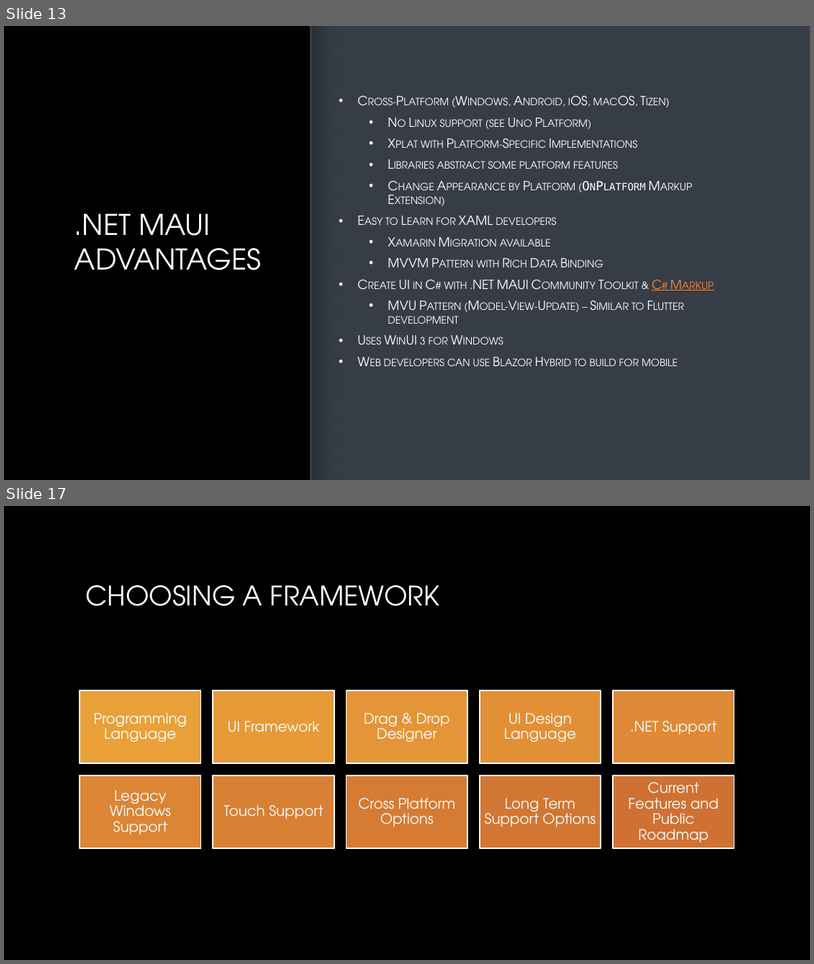
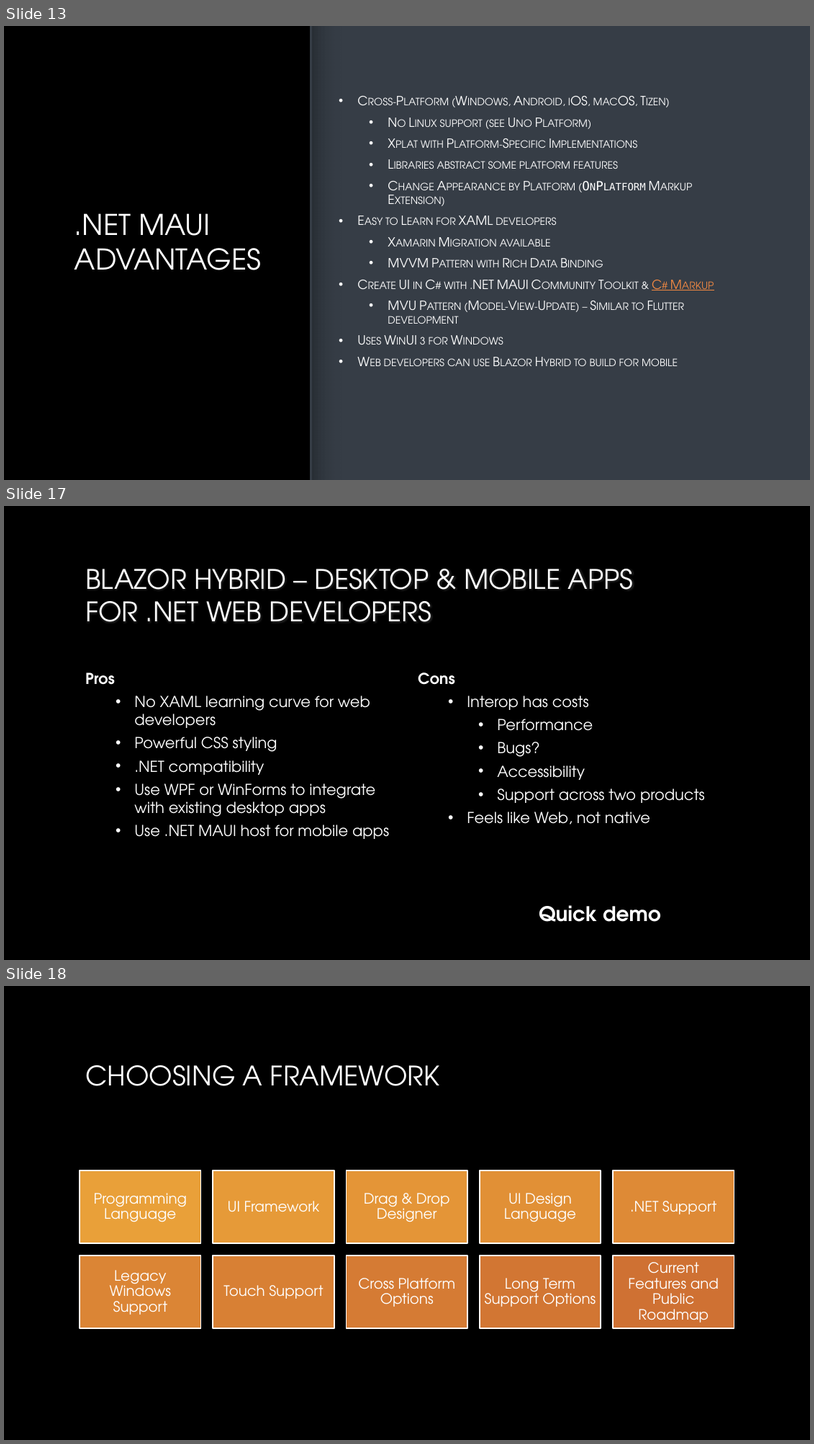
Before and after one commit to alvinashcraft/speaking, a slide deck: 2024/0221_BostonDotNetArch/Building a Native App for Windows - Boston .NET Arch UG.pptx. Shown one above the other, each under a label of ours: slides 13 and 17 before the commit, slides 13, 17 and 18 after it; the slides between them are not shown. The pictures are 814x964 and 814x1444 pixels, drawn with LibreOffice and Linux fonts; fonts in the diff are those of the drawing; background and template pictures are left out. Boxes give left, top, right and bottom in pixels: in the first picture for what was removed or moved away, otherwise in the second. Text is boxed around its words. In the diff, an @@ line names an element or a change of style, - is before the commit and + after.

Commit message:
Update slide deck
Add Blazor Hybrid slide

```diff
--- a/2024/0221_BostonDotNetArch/Building a Native App for Windows - Boston .NET Arch UG.pptx
+++ b/2024/0221_BostonDotNetArch/Building a Native App for Windows - Boston .NET Arch UG.pptx
@@ slide 17 added at <box>4,506,810,960</box>, background picture (left out) @@
@@ title added at <box>85,569,633,622</box>, 32 pt, text gradient #FFFFFF to #A6A6A6 @@
+BLAZOR HYBRID – DESKTOP & MOBILE APPS FOR .NET WEB DEVELOPERS
@@ text added at <box>85,672,389,839</box>, 18 pt, text #FFFFFF @@
+Pros
+  • No XAML learning curve for web developers
+  • Powerful CSS styling
+  • .NET compatibility
+  • Use WPF or WinForms to integrate with existing desktop apps
+  • Use .NET MAUI host for mobile apps
@@ text added at <box>418,672,705,921</box>, 18 pt, text #FFFFFF @@
+Cons
+  • Interop has costs
+    • Performance
+    • Bugs?
+    • Accessibility
+    • Support across two products
+  • Feels like Web, not native
+Quick demo
@@ what was slide 17 is now slide 18 @@
```
Also in this commit, not shown: 10 slides changed.
